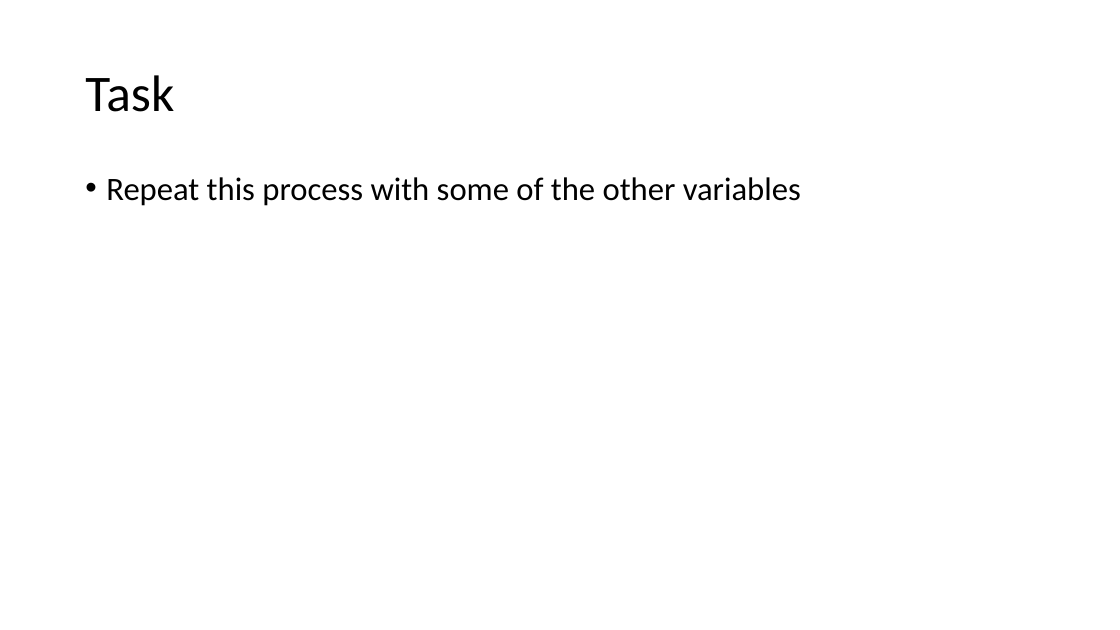
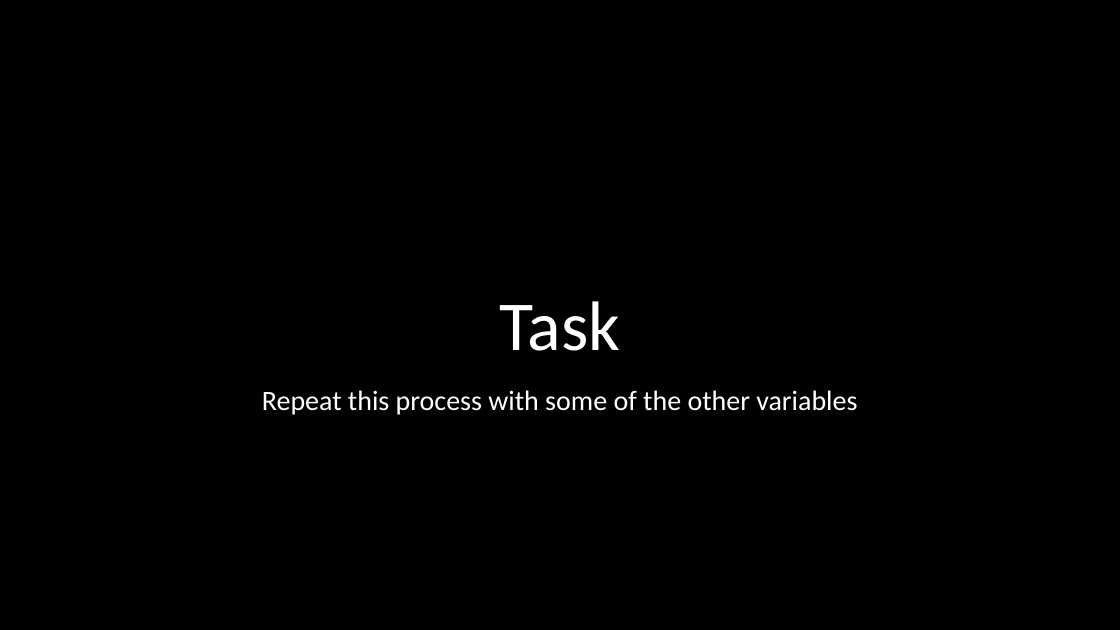
Before and after one commit to OliJimbo/Student_Materials, a slide deck: slide 8 of Week 7/Workshop/Week7_Hour2.pptx (slide 7 before the commit). Drawn at 1120x630 pixels with LibreOffice and Linux fonts; fonts in the diff are those of the drawing; background and template pictures are left out. Boxes give left, top, right and bottom in pixels: in the first picture for what was removed or moved away, otherwise in the second. Text is boxed around its words. In the diff, an @@ line names an element or a change of style, - is before the commit and + after.

```diff
--- a/Week 7/Workshop/Week7_Hour2.pptx
+++ b/Week 7/Workshop/Week7_Hour2.pptx
@@ background #FFFFFF to picture (left out) @@
@@ title "Task": place and size @@
-title "Task" at (85, 75, 174, 112)
+title "Task" at (499, 301, 620, 351)
@@ title "Task" at (499, 301, 620, 351): size 44 to 60 pt, text colour #000000 to #FFFFFF; alignment left to centre; vertical alignment middle to bottom @@
@@ text "Repeat this process with some ...": place and size @@
-text "Repeat this process with some ..." at (106, 177, 801, 206)
+text "Repeat this process with some ..." at (262, 390, 857, 415)
@@ text "Repeat this process with some ..." at (262, 390, 857, 415): size 28 to 24 pt, text colour #000000 to #FFFFFF; alignment left to centre; bullet • to none @@
```
Also in this commit, not shown: 2 other slides changed, 1 slide added.
